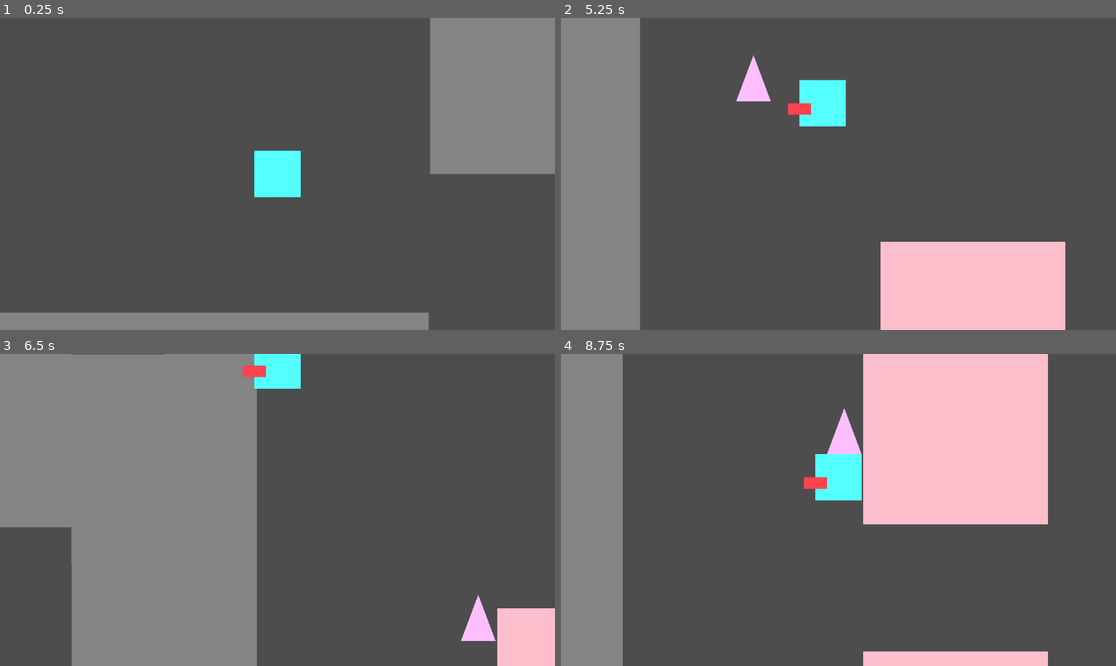
Above: before the commit, frames 1-4 (two rows, left to right).
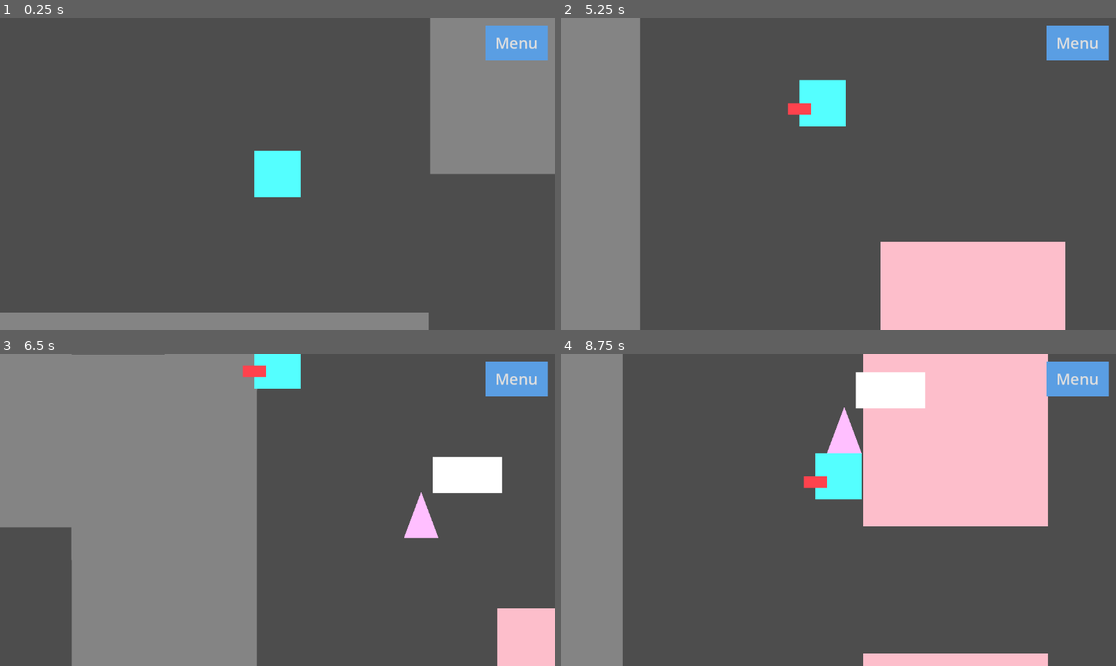
Above: after the commit, the same moments.

Repository: 127333hwy/ONYX-studio
Game: Godot game, scene res://prototype.tscn
The game is run twice, just before and just after one commit, with the same random seed, the same clock (stepped at 60 frames per second) and the same inputs.
Inputs (mouse positions are in pixels of both pictures, inside the frame that each line leads up to):
- Up to frame 1 (0.25 s): no input
- Up to frame 2 (5.25 s): click (1077, 42) at 0.5 s, where only the run after the commit has a clickable "Menu"; click (838, 139) at 1.25 s, where only the run after the commit has a clickable "Resume"; tap Enter at 2 s; hold Right (move_right) 2.03-2.78 s; tap E (interact) every 0.75 s from 2.1 to 5.1 s; hold Down (move_down) 2.78-3.53 s; hold Right (move_right) 3.53-4.28 s; hold W (move_up) 4.28-5.03 s; hold Left (move_left) from 5.03 s (still down)
- Up to frame 3 (6.5 s): keep holding Left (move_left); tap E (interact) at 5.85 s
- Up to frame 4 (8.75 s): release Left (move_left) at 6.53 s; hold Down (move_down) 6.53-7.28 s; tap E (interact) at 6.6, 7.35, 8.1 s; hold Right (move_right) 7.28-8.03 s; hold W (move_up) from 8.03 s (still down)

The runs differ from the first frame. In frame 1, 1.3% of the frame differs, in the area x 87-99%, y 2-14%; in frame 2, 1.7%; in frame 3, 3.7%, in the area x 72-99%, y 2-92%; in frame 4, 3.3%.

Commit message:
small changes in kitchen

Diff:
--- a/customer.gd
+++ b/customer.gd
@@ -16,7 +16,7 @@
 @onready var bubble_bg: ColorRect = $Bubble/BubbleBG
 
 func _ready() -> void:
-	hide_bubble()
+	show_bubble()
 
 
 func set_target(pos:Vector2):
--- a/customer.tscn
+++ b/customer.tscn
@@ -20,7 +20,16 @@
 shape = SubResource("RectangleShape2D_ttndt")
 
 [node name="Bubble" type="Node2D" parent="."]
+z_index = 1
 position = Vector2(0, -20)
+
+[node name="BubbleBG" type="ColorRect" parent="Bubble"]
+offset_left = -8.0
+offset_top = -12.0
+offset_right = 40.0
+offset_bottom = 13.0
+size_flags_horizontal = 6
+metadata/_edit_use_anchors_ = true
 
 [node name="BubbleLabel" type="Label" parent="Bubble"]
 custom_minimum_size = Vector2(0, -50)
@@ -34,11 +43,3 @@
 horizontal_alignment = 1
 vertical_alignment = 1
 metadata/_edit_use_anchors_ = true
-
-[node name="BubbleBG" type="ColorRect" parent="Bubble"]
-offset_left = -8.0
-offset_top = -12.0
-offset_right = 40.0
-offset_bottom = 13.0
-size_flags_horizontal = 6
-metadata/_edit_use_anchors_ = true
--- a/prototype.tscn
+++ b/prototype.tscn
@@ -33,40 +33,40 @@
 Button/styles/normal = SubResource("StyleBoxFlat_5crrw")
 Button/styles/pressed = SubResource("StyleBoxFlat_b7xfc")
 
-[node name="prototype" type="Node2D" unique_id=312770606]
+[node name="prototype" type="Node2D"]
 position = Vector2(1.60001, 0.120216)
 
-[node name="kitchen" type="Node" parent="." unique_id=945399968]
-
-[node name="Polygon2D2" type="Polygon2D" parent="kitchen" unique_id=2023779680]
+[node name="kitchen" type="Node" parent="."]
+
+[node name="Polygon2D2" type="Polygon2D" parent="kitchen"]
 position = Vector2(103.188, 0.120209)
 scale = Vector2(0.813258, 1.5)
 color = Color(0.519163, 0.519161, 0.519162, 1)
 polygon = PackedVector2Array(89.5315, -0.0801392, 89.5315, 79.9199, 318.956, 80, 544, 80, 544, 0)
 
-[node name="Polygon2D5" type="Polygon2D" parent="kitchen" unique_id=1937786123]
+[node name="Polygon2D5" type="Polygon2D" parent="kitchen"]
 position = Vector2(25.6, 528.12)
 scale = Vector2(0.954082, 1.5)
 color = Color(0.519163, 0.519161, 0.519162, 1)
 polygon = PackedVector2Array(91.2086, 0, 91.2086, 80, 318.956, 80, 544, 80, 544, 0)
 
-[node name="Polygon2D3" type="Polygon2D" parent="kitchen" unique_id=1464638831]
+[node name="Polygon2D3" type="Polygon2D" parent="kitchen"]
 position = Vector2(1.33314, 762.523)
 rotation = -1.56944
 scale = Vector2(1.2342, 1.40043)
 color = Color(0.519163, 0.519161, 0.519162, 1)
 polygon = PackedVector2Array(92.7871, -1.06287, 92.7739, 38.6346, 92.863, 79.642, 315.794, 78.6026, 544.269, 78.2849, 544.163, -1.69046)
 
-[node name="Polygon2D4" type="Polygon2D" parent="kitchen" unique_id=230763768]
+[node name="Polygon2D4" type="Polygon2D" parent="kitchen"]
 position = Vector2(673.61, -91.8621)
 rotation = 1.56819
 scale = Vector2(0.9569, 1.60898)
 color = Color(0.519163, 0.519161, 0.519162, 1)
 polygon = PackedVector2Array(96, 0, 96, 80, 318.956, 80, 547.233, 80.4076, 547.581, 0.854095)
 
-[node name="StaticBody2D" type="StaticBody2D" parent="kitchen" unique_id=1381498635]
-
-[node name="FoodCounter" type="CollisionPolygon2D" parent="kitchen/StaticBody2D" unique_id=553097530]
+[node name="StaticBody2D" type="StaticBody2D" parent="kitchen"]
+
+[node name="FoodCounter" type="CollisionPolygon2D" parent="kitchen/StaticBody2D"]
 z_index = 1
 z_as_relative = false
 y_sort_enabled = true
@@ -74,139 +74,138 @@
 scale = Vector2(0.913755, 1)
 polygon = PackedVector2Array(105.061, -8, 647.876, -8, 647.876, 424, 507.795, 424, 507.795, 120, 105.061, 120)
 
-[node name="CollisionPolygon2D3" type="CollisionPolygon2D" parent="kitchen/StaticBody2D" unique_id=1730544162]
+[node name="CollisionPolygon2D3" type="CollisionPolygon2D" parent="kitchen/StaticBody2D"]
 z_index = 1
 position = Vector2(1.60001, 24.1202)
 polygon = PackedVector2Array(110.4, 503.88, 544, 504, 544, 624, 110.4, 623.88)
 
-[node name="CollisionPolygon2D2" type="CollisionPolygon2D" parent="kitchen/StaticBody2D" unique_id=231112998]
+[node name="CollisionPolygon2D2" type="CollisionPolygon2D" parent="kitchen/StaticBody2D"]
 z_index = 1
 position = Vector2(4.76837e-07, -77.9259)
 scale = Vector2(1.03571, 1.41074)
 polygon = PackedVector2Array(-2.19534e-13, 117.616, 108.138, 117.616, 108.138, 514.57, 4.76837e-07, 514.57)
 
-[node name="CustomerSpawner" type="Node2D" parent="." unique_id=1372498706]
+[node name="CustomerSpawner" type="Node2D" parent="."]
 position = Vector2(750.4, 31.8798)
 script = ExtResource("3_uu44d")
 customer_scene = ExtResource("4_a2g17")
 
-[node name="SpawnPoint" type="Marker2D" parent="." unique_id=1482022754]
+[node name="SpawnPoint" type="Marker2D" parent="."]
 position = Vector2(750.4, 31.8798)
 
-[node name="Tables" type="Node" parent="." unique_id=964793945]
-
-[node name="Table" parent="Tables" unique_id=1201750853 groups=["tables"] instance=ExtResource("1_72gul")]
+[node name="Tables" type="Node" parent="."]
+
+[node name="Table" parent="Tables" groups=["tables"] instance=ExtResource("1_72gul")]
 position = Vector2(896, 232)
 
-[node name="Table2" parent="Tables" unique_id=1259740916 groups=["tables"] instance=ExtResource("1_72gul")]
+[node name="Table2" parent="Tables" groups=["tables"] instance=ExtResource("1_72gul")]
 position = Vector2(1184, 232)
 
-[node name="Table3" parent="Tables" unique_id=859281013 groups=["tables"] instance=ExtResource("1_72gul")]
+[node name="Table3" parent="Tables" groups=["tables"] instance=ExtResource("1_72gul")]
 position = Vector2(896, 448)
 
-[node name="Table4" parent="Tables" unique_id=1311126151 groups=["tables"] instance=ExtResource("1_72gul")]
+[node name="Table4" parent="Tables" groups=["tables"] instance=ExtResource("1_72gul")]
 position = Vector2(1184, 448)
 
-[node name="Timer" type="Timer" parent="." unique_id=1532601920]
+[node name="Timer" type="Timer" parent="."]
 wait_time = 5.0
 autostart = true
 
-[node name="Worldboundries" parent="." unique_id=1896839399 instance=ExtResource("2_8ftn4")]
+[node name="Worldboundries" parent="." instance=ExtResource("2_8ftn4")]
 position = Vector2(-1.60001, -0.120216)
 
-[node name="CollisionShape2D" type="CollisionShape2D" parent="Worldboundries" unique_id=587058475]
+[node name="CollisionShape2D" type="CollisionShape2D" parent="Worldboundries"]
 position = Vector2(-9.60001, 335.88)
 scale = Vector2(0.728342, 1.00315)
 shape = SubResource("RectangleShape2D_udnpg")
 
-[node name="CollisionShape2D2" type="CollisionShape2D" parent="Worldboundries" unique_id=1697680570]
+[node name="CollisionShape2D2" type="CollisionShape2D" parent="Worldboundries"]
 position = Vector2(1406.4, 311.88)
 scale = Vector2(0.728342, 1.00315)
 shape = SubResource("RectangleShape2D_udnpg")
 
-[node name="CollisionShape2D3" type="CollisionShape2D" parent="Worldboundries" unique_id=85074307]
+[node name="CollisionShape2D3" type="CollisionShape2D" parent="Worldboundries"]
 position = Vector2(694.404, 656.94)
 rotation = 1.5708
 scale = Vector2(0.728342, 1.00315)
 shape = SubResource("RectangleShape2D_udnpg")
 
-[node name="CollisionShape2D4" type="CollisionShape2D" parent="Worldboundries" unique_id=1636682641]
+[node name="CollisionShape2D4" type="CollisionShape2D" parent="Worldboundries"]
 position = Vector2(704, -16)
 rotation = 1.5708
 scale = Vector2(0.728342, 1.00315)
 shape = SubResource("RectangleShape2D_udnpg")
 
-[node name="Ingredients" type="Node" parent="." unique_id=1954472456]
-
-[node name="Polygon2D" type="Polygon2D" parent="Ingredients" unique_id=1634673628]
-polygon = PackedVector2Array(528, 544, 440, 544, 440, 632, 528, 632)
-
-[node name="Polygon2D2" type="Polygon2D" parent="Ingredients" unique_id=1271673408]
+[node name="Ingredients" type="Node" parent="."]
+
+[node name="Polygon2D" type="Polygon2D" parent="Ingredients"]
+polygon = PackedVector2Array(528, 544, 440, 544, 440, 632, 528, 632)
+
+[node name="Polygon2D2" type="Polygon2D" parent="Ingredients"]
 position = Vector2(-104, 0)
 polygon = PackedVector2Array(528, 544, 440, 544, 440, 632, 528, 632)
 
-[node name="Polygon2D3" type="Polygon2D" parent="Ingredients" unique_id=1257996557]
+[node name="Polygon2D3" type="Polygon2D" parent="Ingredients"]
 position = Vector2(-208, 0)
 polygon = PackedVector2Array(528, 544, 440, 544, 440, 632, 528, 632)
 
-[node name="Polygon2D4" type="Polygon2D" parent="Ingredients" unique_id=256359670]
+[node name="Polygon2D4" type="Polygon2D" parent="Ingredients"]
 position = Vector2(-312, 0)
 polygon = PackedVector2Array(528, 544, 440, 544, 440, 632, 528, 632)
 
-[node name="Rice" parent="." unique_id=1737419949 instance=ExtResource("2_883nb")]
-position = Vector2(150.4, 543.87976)
-
-[node name="Lettuce" parent="." unique_id=1296981649 instance=ExtResource("6_vm637")]
-position = Vector2(254.4, 543.87976)
-
-[node name="Fish" parent="." unique_id=58067886 instance=ExtResource("7_h681u")]
-position = Vector2(358.4, 543.87976)
-
-[node name="Meat" parent="." unique_id=925776338 instance=ExtResource("8_67dyb")]
-position = Vector2(462.39996, 575.87976)
-
-[node name="KitchenDoor" type="Area2D" parent="." unique_id=359344627]
+[node name="Rice" parent="." instance=ExtResource("2_883nb")]
+position = Vector2(150.4, 543.88)
+
+[node name="Lettuce" parent="." instance=ExtResource("6_vm637")]
+position = Vector2(254.4, 543.88)
+
+[node name="Fish" parent="." instance=ExtResource("7_h681u")]
+position = Vector2(358.4, 543.88)
+
+[node name="Meat" parent="." instance=ExtResource("8_67dyb")]
+position = Vector2(462.4, 575.88)
+
+[node name="KitchenDoor" type="Area2D" parent="."]
 position = Vector2(86.4, -88.1202)
 script = ExtResource("3_w6r6j")
 
-[node name="Polygon2D" type="Polygon2D" parent="KitchenDoor" unique_id=428208214]
+[node name="Polygon2D" type="Polygon2D" parent="KitchenDoor"]
 position = Vector2(-88, 88.6073)
 scale = Vector2(0.425912, 5.05156)
 polygon = PackedVector2Array(2.04359e-07, 18.8235, 150.857, 18.8235, 150.857, 1.40246e-08, -1.60001, -0.120216)
 
-[node name="CollisionShape2D" type="CollisionShape2D" parent="KitchenDoor" unique_id=650182119]
+[node name="CollisionShape2D" type="CollisionShape2D" parent="KitchenDoor"]
 position = Vector2(-56, 130)
 scale = Vector2(0.425912, 4.65882)
 shape = SubResource("RectangleShape2D_f3uba")
 
-[node name="CharacterBody2D" parent="." unique_id=314055338 instance=ExtResource("1_vmgys")]
+[node name="CharacterBody2D" parent="." instance=ExtResource("1_vmgys")]
 z_index = 10
 position = Vector2(-193.6, 95.8798)
 
-[node name="Stoves" type="Node" parent="." unique_id=168284156]
-
-[node name="Polygon2D" type="Polygon2D" parent="Stoves" unique_id=2104514312]
+[node name="Stoves" type="Node" parent="."]
+
+[node name="Polygon2D" type="Polygon2D" parent="Stoves"]
 position = Vector2(-424, -288)
 scale = Vector2(1, 1.27273)
 color = Color(1, 0.638627, 0.130735, 1)
 polygon = PackedVector2Array(528, 544, 432, 544, 432, 632, 528, 632)
 
-[node name="Polygon2D2" type="Polygon2D" parent="Stoves" unique_id=1623386128]
+[node name="Polygon2D2" type="Polygon2D" parent="Stoves"]
 position = Vector2(-424, -416)
 scale = Vector2(1, 1.27273)
 color = Color(1, 0.639216, 0.129412, 1)
 polygon = PackedVector2Array(528, 544, 432, 544, 432, 632, 528, 632)
 
-[node name="Polygon2D3" type="Polygon2D" parent="Stoves" unique_id=879820731]
+[node name="Polygon2D3" type="Polygon2D" parent="Stoves"]
 position = Vector2(-424, -544)
 scale = Vector2(1, 1.27273)
 color = Color(1, 0.639216, 0.129412, 1)
 polygon = PackedVector2Array(528, 544, 432, 544, 432, 632, 528, 632)
 
-[node name="CanvasLayer" type="CanvasLayer" parent="." unique_id=571367083]
-visible = false
-
-[node name="OpenPauseButton" type="Button" parent="CanvasLayer" unique_id=1155060376]
+[node name="CanvasLayer" type="CanvasLayer" parent="."]
+
+[node name="OpenPauseButton" type="Button" parent="CanvasLayer"]
 process_mode = 3
 anchors_preset = 1
 anchor_left = 1.0
@@ -221,7 +220,7 @@
 "
 script = ExtResource("8_ji23w")
 
-[node name="PauseMenu" parent="CanvasLayer" unique_id=694331799 instance=ExtResource("8_hwjwa")]
+[node name="PauseMenu" parent="CanvasLayer" instance=ExtResource("8_hwjwa")]
 
 [connection signal="timeout" from="Timer" to="CustomerSpawner" method="_on_timer_timeout"]
 [connection signal="body_entered" from="KitchenDoor" to="KitchenDoor" method="_on_body_entered"]
Not shown: 1 places in backyard.tscn that only renumber resources
Not shown: 1 places in pause_menu.tscn that only renumber resources
Not shown: 1 places in prototype.tscn that only renumber resources
